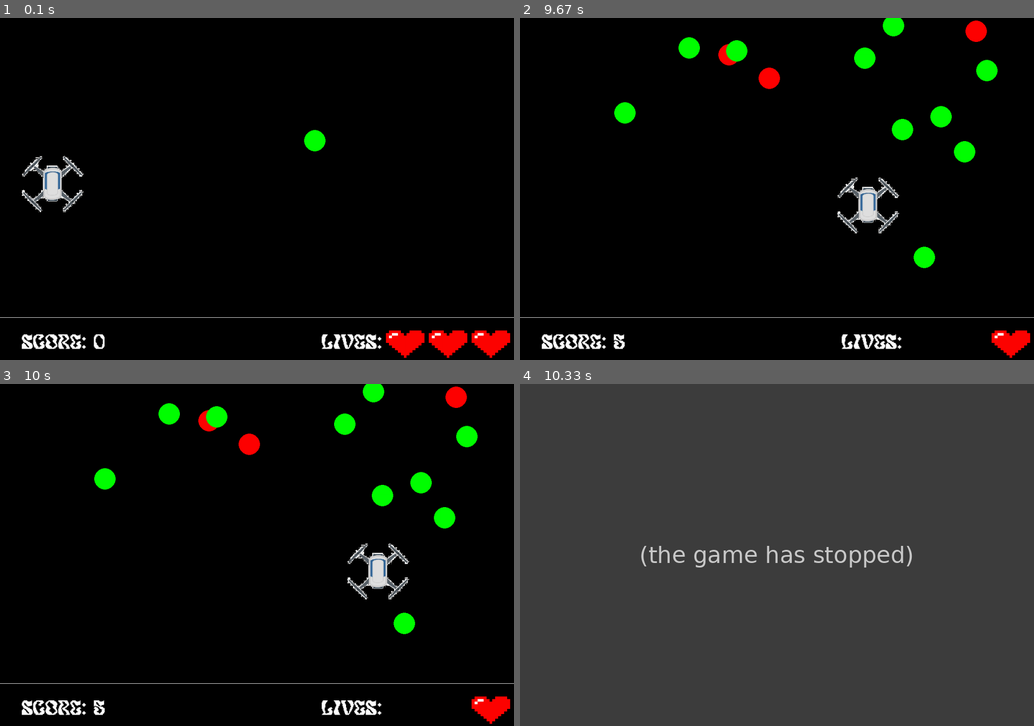
Above: before the commit, frames 1-4 (two rows, left to right).
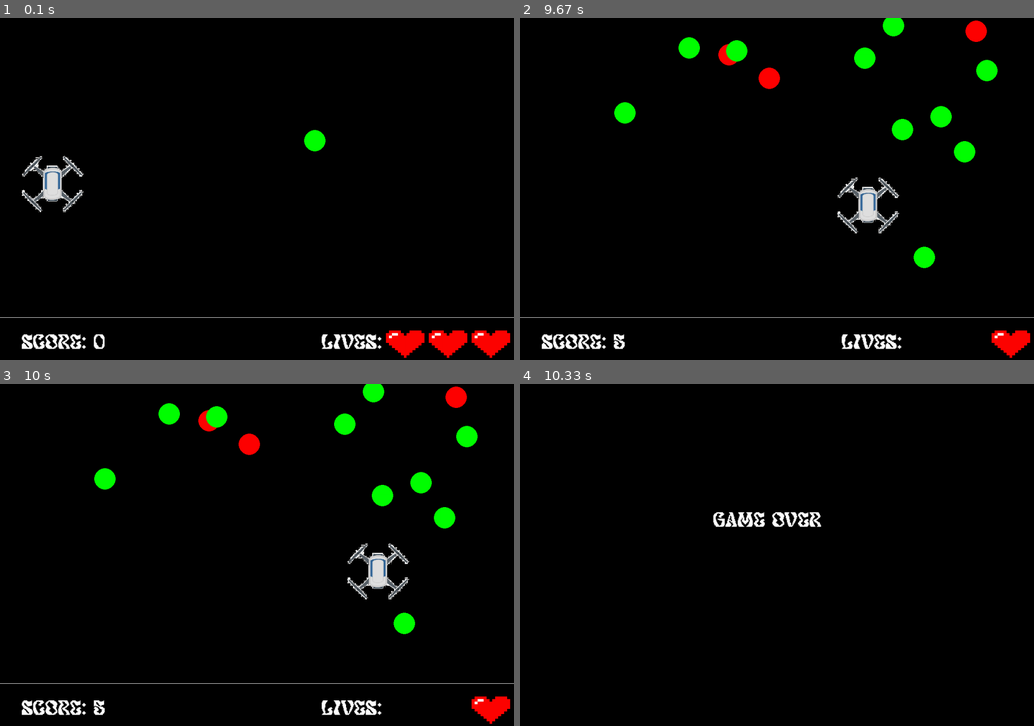
Above: after the commit, the same moments.

Repository: rigvedepur/Fll-Pygame
Game: pygame game, started from game.py
Two runs of this game, one before a commit and one after it. Both use one fixed random seed, a clock stepped at 60 frames per second and the inputs below.
Inputs:
- Up to frame 1 (0.1 s): no input
- Up to frame 2 (9.67 s): hold Left 0.33-0.87 s; hold Down 0.9-1.37 s; hold Left 1.4-1.8 s; hold Up 1.83-2.2 s; hold Right 2.23-2.87 s; hold Down 2.9-3.27 s; hold Left 3.3-3.77 s; hold Right 3.8-4.27 s; hold Up 4.3-4.6 s; hold Right 4.63-5.1 s; hold Left 5.13-5.67 s; hold Down 5.7-6 s; hold Left 6.03-6.43 s; hold Up 6.47-6.83 s; hold Right 6.87-7.5 s; hold Down 7.53-7.9 s; hold Left 7.93-8.4 s; hold Right 8.43-8.9 s; hold Up 8.93-9.23 s; hold Right from 9.27 s (still down)
- Up to frame 3 (10 s): release Right at 9.73 s
- Up to frame 4 (10.33 s): no input

Frames 1-3 are identical in both runs. In frame 4, 100% of the frame differs, in the area x 0-100%, y 0-100%.
Before the commit the program exited at 10.02 s; later frames show no game.

Commit message:
added game over screen

Diff:
--- a/game.py
+++ b/game.py
@@ -22,6 +22,8 @@
 clock = pygame.time.Clock()
 ballDestroyed = False
 player_score = 0
+alive = True
+RESET_POSITION = [0, 300]
 
 heart1 = pygame.image.load('images/heart.webp')
 heart2 = pygame.image.load('images/heart.webp')
@@ -84,17 +86,22 @@
     return ball
 
 
+
+
 ball = create_random_ball()
 
 running = True
 while running:
     screen.fill((0, 0, 0))
-    screen.blit(player, player_pos)
+    if alive:
+        screen.blit(player, player_pos)
     pygame.draw.line(screen, (255, 255, 255), (0, 700), (1200, 700))
     lives_text = font.render(f"Lives: ", True, (255, 255, 255), 130)
     score_text = font.render(f"Score: {player_score}", True, (255, 255, 255), 130)
-    screen.blit(score_text, (50, 740))
-    screen.blit(lives_text, (750, 740))
+    game_over_text = font.render("Game Over", True, (255, 255, 255), 130)
+    if alive:
+        screen.blit(score_text, (50, 740))
+        screen.blit(lives_text, (750, 740))
 
 
     if len(hearts) > 0:
@@ -107,12 +114,11 @@
 
     current_time = time.time()
     for ball in balls:
-        # Check if the ball should turn red (2 seconds before disappearing)
-        if current_time - ball.creation_time >= 7:  # 9 seconds - 2 seconds = 7 seconds
-            ball.color = (255, 0, 0)  # Change color to red
+        if current_time - ball.creation_time >= 7:
+            ball.color = (255, 0, 0)
         ball.draw(screen)
 
-    if moving_left and player_pos[0] > 0:
+    if moving_left and player_pos[0] > 0 and alive:
         player_pos[0] -= 10
     if moving_right and player_pos[0] < screen.get_width() - player.get_width():
         player_pos[0] += 10
@@ -137,6 +143,7 @@
                 moving_up = True
             if event.key == pygame.K_DOWN:
                 moving_down = True
+
         if event.type == pygame.KEYUP:
             if event.key == pygame.K_LEFT:
                 moving_left = False
@@ -166,7 +173,13 @@
 
     if lives == 0:
         print("Game Over")
-        running = False
+        alive = False
+        balls.clear()
+        score_text = font.render("blah", 0, (255, 255, 255))
+        pygame.draw.line(screen, (0, 0, 0), (0, 700), (1200, 700))
+        screen.blit(game_over_text, (450, 300))
+
+
 
 
 
